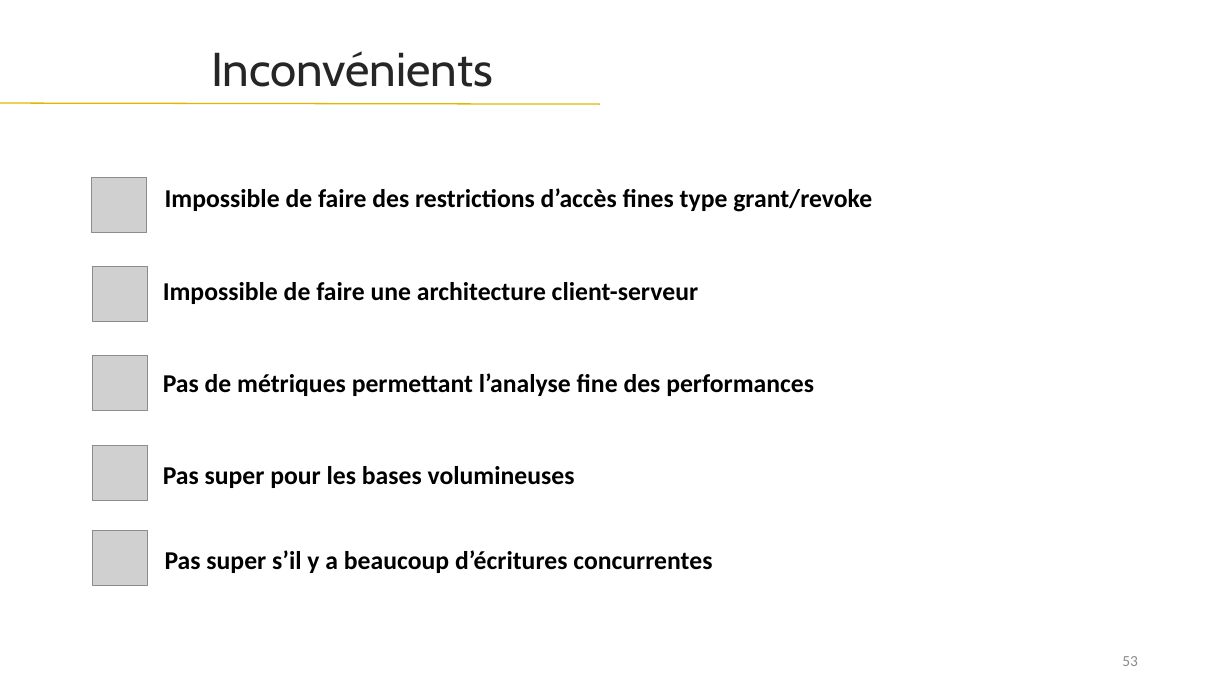
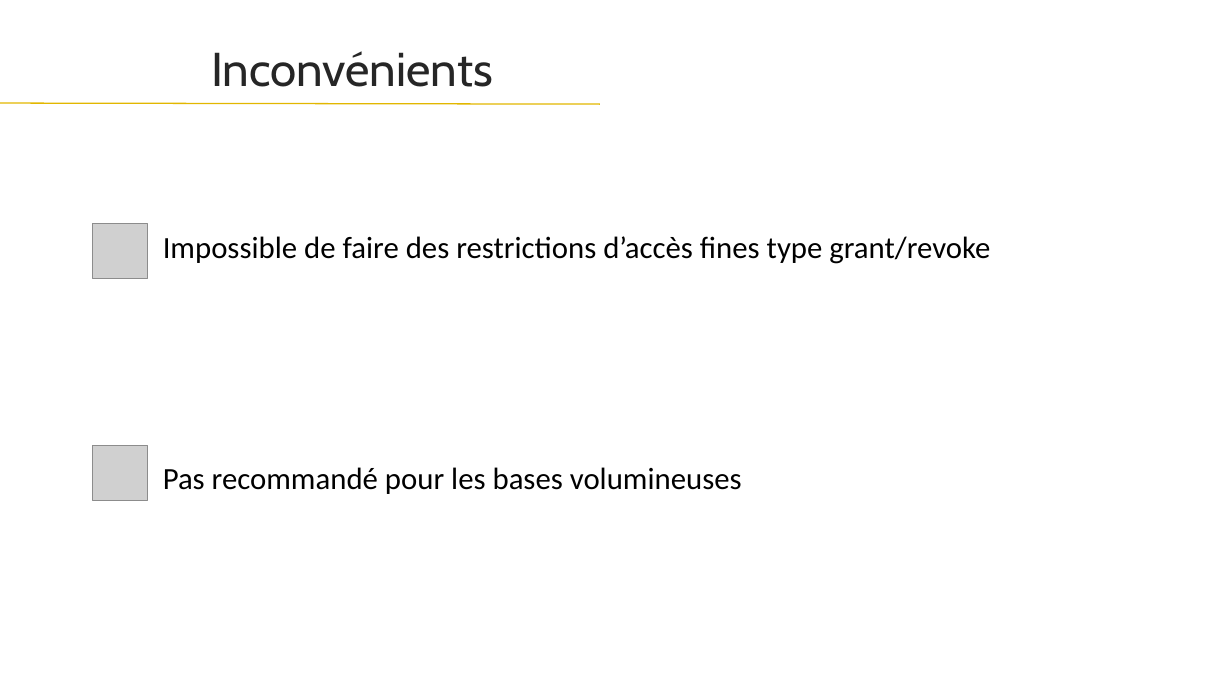
Before and after one commit to web-ai-master/academic-projects, a slide deck: slide 54 of Architecture SGBD/Project/presentation/Presentation-projet-SQLite.pptx (slide 53 before the commit). Drawn at 1232x693 pixels with LibreOffice and Linux fonts; fonts in the diff are those of the drawing; grey boxes stand for pictures. Boxes give left, top, right and bottom in pixels: in the first picture for what was removed or moved away, otherwise in the second. Text is boxed around its words. In the diff, an @@ line names an element or a change of style, - is before the commit and + after.

```diff
--- a/Architecture SGBD/Project/presentation/Presentation-projet-SQLite.pptx
+++ b/Architecture SGBD/Project/presentation/Presentation-projet-SQLite.pptx
@@ picture: place and size @@
-picture at box(91, 177, 146, 232)
+picture at box(92, 224, 147, 278)
@@ text "Impossible de faire des restrictions ...": place and size @@
-text "Impossible de faire des restrictions ..." at box(165, 188, 872, 212)
+text "Impossible de faire des restrictions ..." at box(163, 236, 990, 264)
@@ text "Impossible de faire des restrictions ..." at box(163, 236, 990, 264): size 20 to 24 pt, bold off @@
@@ picture removed at box(92, 267, 147, 322) @@
@@ text removed at box(163, 282, 698, 304) @@
-Impossible de faire une architecture client-serveur
@@ picture removed at box(92, 356, 147, 410) @@
@@ text removed at box(163, 373, 814, 396) @@
-Pas de métriques permettant l’analyse fine des performances
@@ text at box(163, 467, 742, 494): text changed; size 20 to 24 pt; bold off @@
-Pas super pour les bases volumineuses
+Pas recommandé pour les bases volumineuses
@@ picture removed at box(92, 531, 147, 586) @@
@@ text removed at box(165, 550, 712, 573) @@
-Pas super s’il y a beaucoup d’écritures concurrentes
@@ page number removed at box(1122, 656, 1138, 666) @@
-53
```
Also in this commit, not shown: 53 other slides changed, 1 slide added, 1 slide removed, 19 other files.
